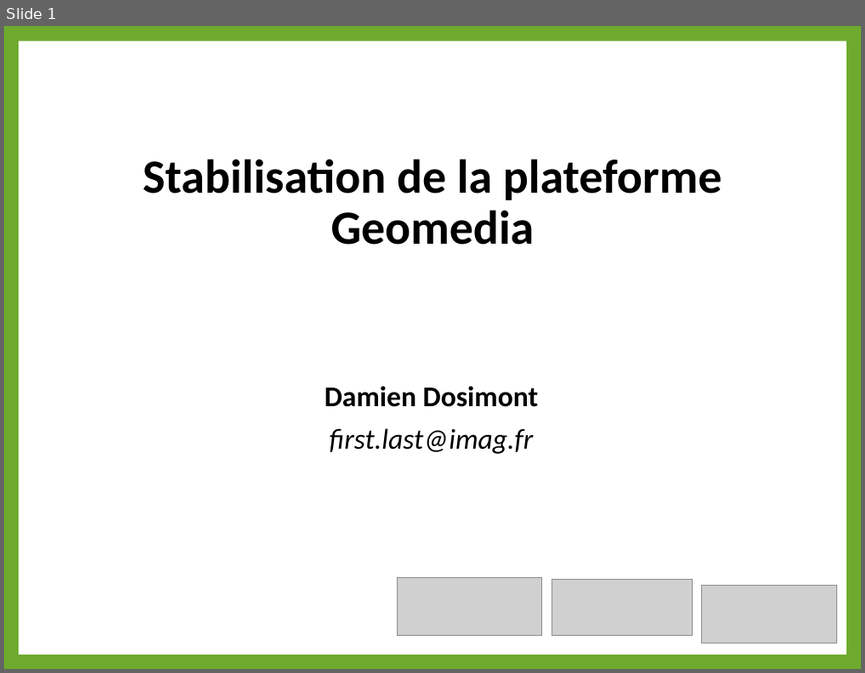
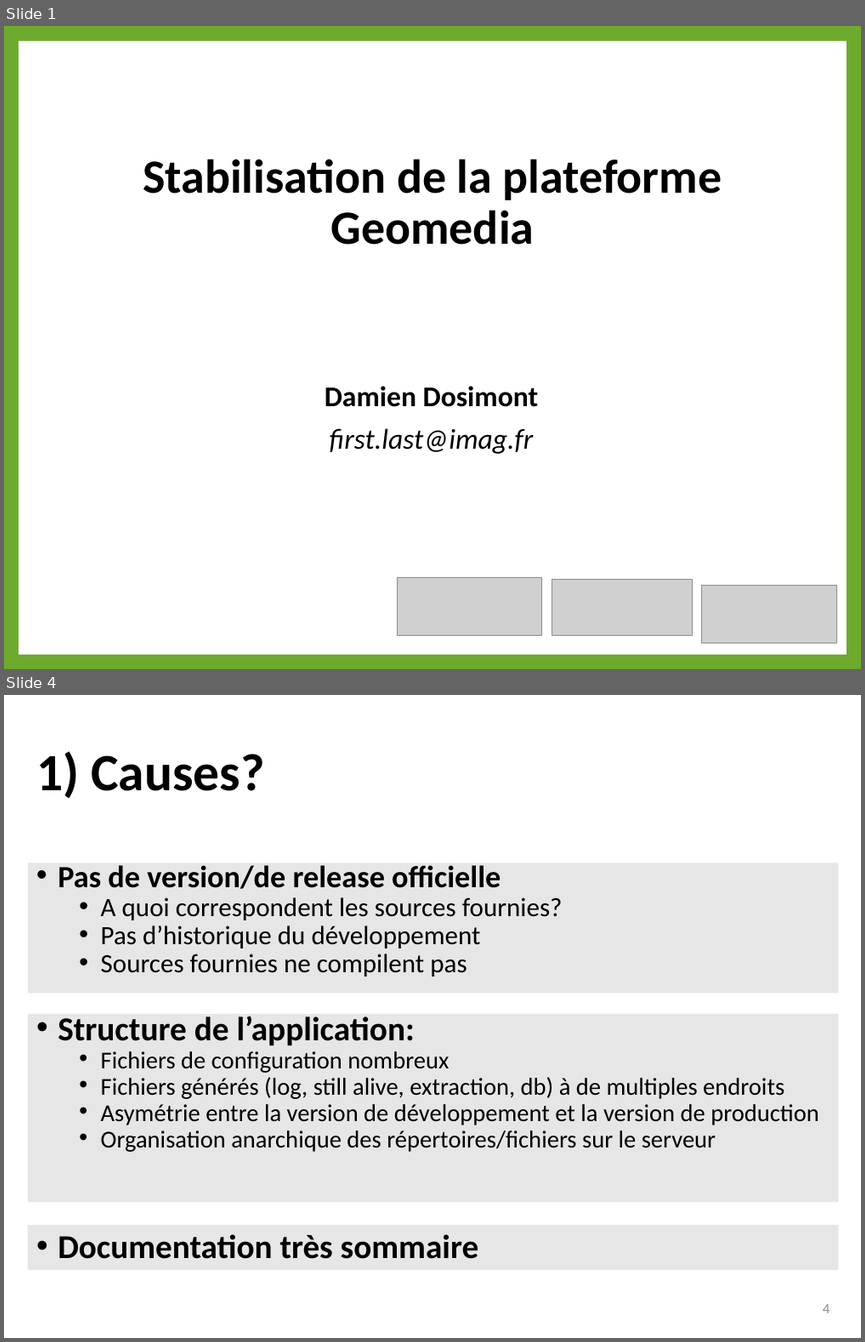
Before and after one commit to dosi-slides/2015_10_geomedia, a slide deck: slides.pptx. Shown one above the other, each under a label of ours: slide 1 before the commit, slides 1 and 4 after it; the slides between them are not shown. The pictures are 865x673 and 865x1342 pixels, drawn with LibreOffice and Linux fonts; fonts in the diff are those of the drawing; grey boxes stand for pictures; background and template pictures are left out. Boxes give left, top, right and bottom in pixels: in the first picture for what was removed or moved away, otherwise in the second. Text is boxed around its words. In the diff, an @@ line names an element or a change of style, - is before the commit and + after.

Commit message:
save

```diff
--- a/slides.pptx
+++ b/slides.pptx
@@ slide 4 added at bbox=[4, 695, 861, 1338], background #FFFFFF @@
@@ title added at bbox=[36, 751, 264, 798], 44 pt, text #000000, bold @@
+1) Causes?
@@ text added at bbox=[28, 863, 839, 993], fill #E7E6E6, 22.2 pt, text #000000 @@
+• Pas de version/de release officielle
+  • A quoi correspondent les sources fournies?
+  • Pas d’historique du développement
+  • Sources fournies ne compilent pas
@@ rectangle added at bbox=[28, 1014, 839, 1202], fill #E7E6E6, 20.4 pt, text #000000 @@
+• Structure de l’application:
+  • Fichiers de configuration nombreux
+  • Fichiers générés (log, still alive, extraction, db) à de multiples endroits
+  • Asymétrie entre la version de développement et la version de production
+  • Organisation anarchique des répertoires/fichiers sur le serveur
@@ rectangle added at bbox=[28, 1225, 839, 1269], fill #E7E6E6, 28 pt, text #000000, bold @@
+• Documentation très sommaire
@@ page number added at bbox=[823, 1304, 829, 1313], 12 pt, text #8C8C8C @@
+4
```
Also in this commit, not shown: 6 other slides added, 1 slide removed.
